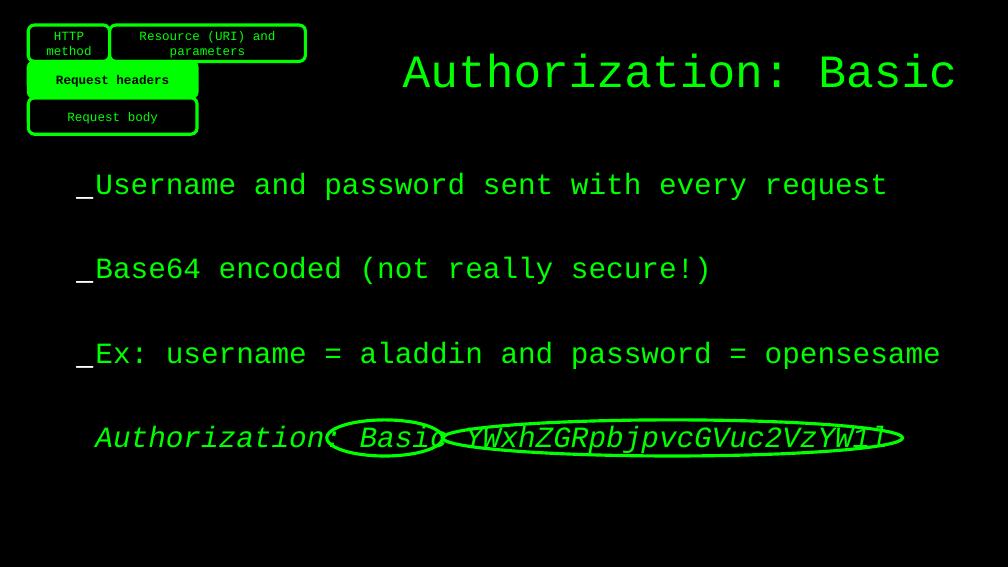
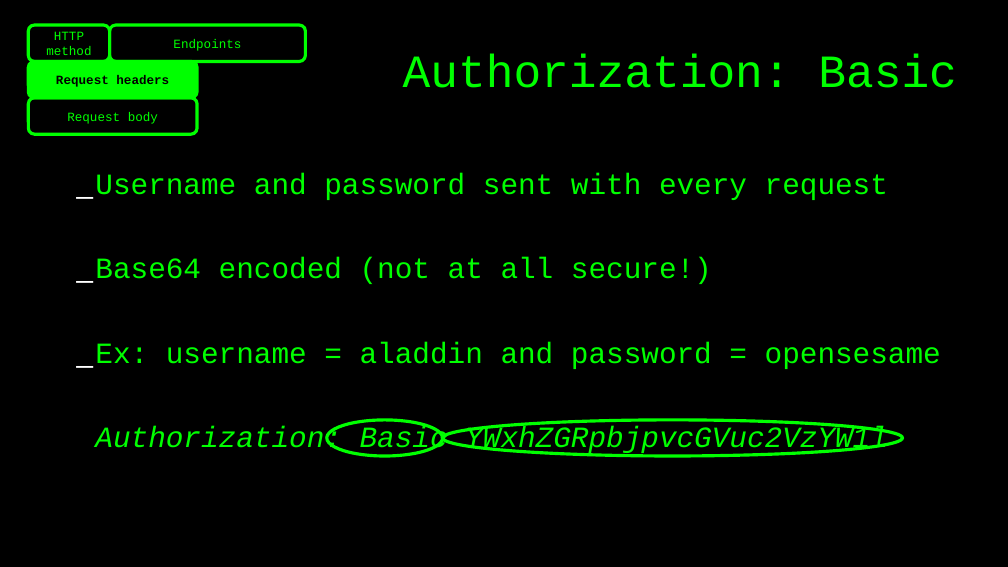
Before and after one commit to basdijkstra/requests-workshop, a slide deck: slide 19 of python-requests-workshop.odp (slide 18 before the commit). Drawn at 1008x567 pixels with LibreOffice and Linux fonts; fonts in the diff are those of the drawing. Boxes give left, top, right and bottom in pixels: in the first picture for what was removed or moved away, otherwise in the second. Text is boxed around its words. In the diff, an @@ line names an element or a change of style, - is before the commit and + after.

```diff
--- a/python-requests-workshop.odp
+++ b/python-requests-workshop.odp
@@ text in freeform shape at (x1=173, y1=39, x2=241, y2=51): text changed @@
-Resource (URI) and parameters
+Endpoints
@@ text at (x1=95, y1=257, x2=712, y2=284): text changed @@
-_ Base64 encoded (not really secure!)
+_ Base64 encoded (not at all secure!)
```
Also in this commit, not shown: 13 other slides changed, 2 slides added, 9 slides removed, 2 other files.
